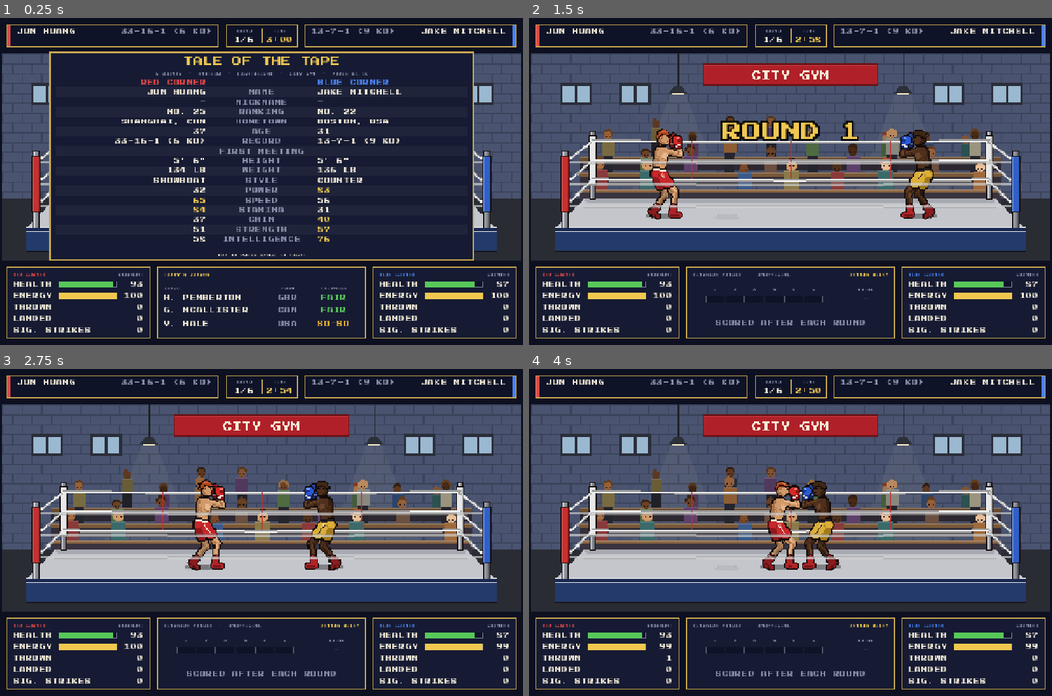
Above: before the commit, frames 1-4 (two rows, left to right).
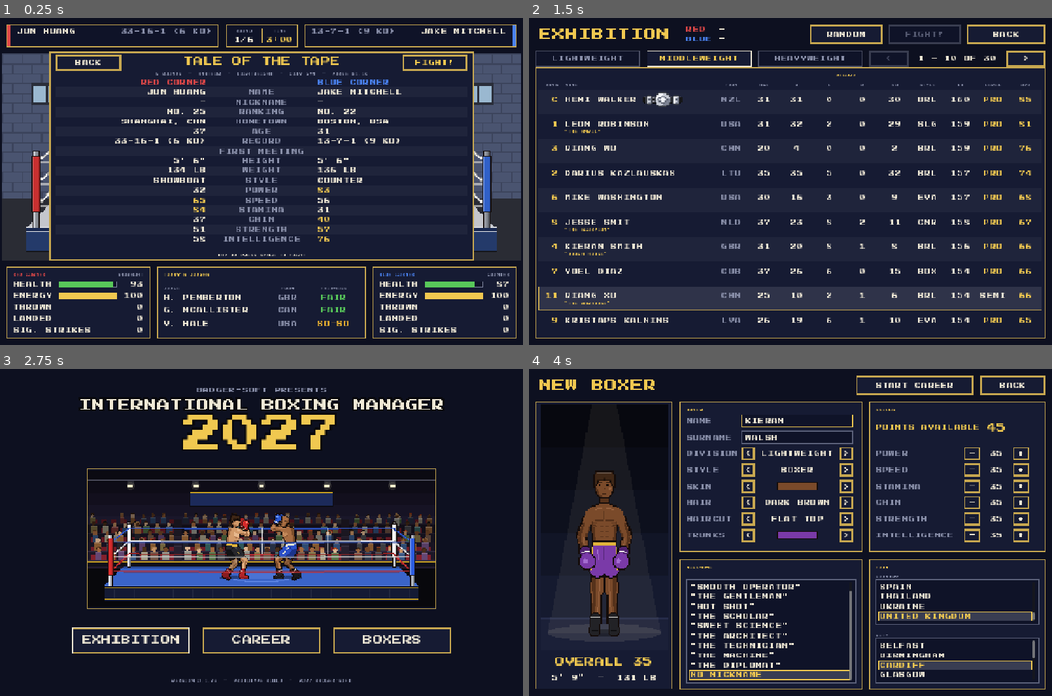
Above: after the commit, the same moments.

Repository: badgersoft/IBM27
Game: Godot game, scene res://scenes/fight.tscn
Same seed, same stepped clock (60 frames per second), same inputs: the game is played once before the commit and once after it. This scene is started directly instead of the project's main scene.
Inputs (mouse positions are in pixels of both pictures, inside the frame that each line leads up to):
- Up to frame 1 (0.25 s): no input
- Up to frame 2 (1.5 s): click (617, 63) at 0.5 s, where only the run after the commit has a clickable "BACK"; click (659, 289) at 1.25 s, where only the run after the commit has a clickable "EXHIBITION"
- Up to frame 3 (2.75 s): click (475, 385) at 2 s, where only the run after the commit has a clickable "BACK"
- Up to frame 4 (4 s): click (790, 640) at 2.75 s, where only the run after the commit has a clickable "CAREER"; click (790, 532) at 3.5 s, where only the run after the commit has a clickable "START NEW CAREER"

The runs differ from the first frame. In frame 1, 0.5% of the frame differs, in the area x 10-90%, y 11-17%; in frame 2, 69%; in frame 3, 67%; in frame 4, 69%, in the area x 0-100%, y 2-98%.

Commit message:
0.1.23: Fix a boxer never punching; back and pause in the ring
A tall boxer's walk out of the corner could never end (his favourite
distance shrank below how close two boxers can stand), so he walked
forward all fight without throwing; it now also ends once he can land a
punch. The tale of the tape gets BACK and FIGHT! buttons, and Esc during a
fight pauses it (RESUME, SKIP TO RESULT, QUIT FIGHT only when the fight
counts for nothing) instead of abandoning a season fight.

Co-Authored-By: Claude Opus 5.5 <noreply@anthropic.com>
Claude-Session: https://claude.ai/code/session_01PF6KKrB4uHprcLjw7ppdzy

Diff:
--- a/project.godot
+++ b/project.godot
@@ -12,7 +12,7 @@
 
 config/name="International Boxing Manager 2027"
 config/description="An ode to 1985's Barry McGuigan World Championship Boxing. By Badger-soft."
-config/version="0.1.22"
+config/version="0.1.23"
 run/main_scene="res://scenes/main_menu.tscn"
 config/features=PackedStringArray("4.7", "GL Compatibility")
 boot_splash/bg_color=Color(0.051, 0.063, 0.125, 1)
--- a/scripts/fight/boxer_ai.gd
+++ b/scripts/fight/boxer_ai.gd
@@ -315,11 +315,15 @@
 		me.counter_window = 0.7
 
 
-## Keeps walking out of the corner; false once he is there (or would rather not).
+## Keeps walking out of the corner; false once he is there (or would rather
+## not). He is there at his favourite distance, or as soon as he can land a
+## punch: his favourite distance shrinks while he waits to throw (see
+## IDLE_BEFORE_CLOSING) and for a tall man it could shrink below how close
+## the two can stand, leaving him walking forward all fight, never punching.
 func _come_out(me: Fighter, opp: Fighter, round_number: int) -> bool:
 	var defensive := me.data.style == Style.EVASIVE or me.advice == Advice.DEFEND_MORE or me.hurt_level() > 0.5
 	var want := (_preferred_distance(me, round_number) + COME_OUT_SLACK) * me.height_px
-	if defensive or absf(opp.x - me.x) <= want:
+	if defensive or absf(opp.x - me.x) <= want or not _punches_in_range(me, opp).is_empty():
 		me.coming_out = false
 		return false
 	if me.state != State.MOVE:
--- a/scripts/ui/fight_screen.gd
+++ b/scripts/ui/fight_screen.gd
@@ -13,6 +13,12 @@
 ##
 ## This script only wires things together. The fight itself is FightSim, the
 ## ring and boxers are ArenaView, and each panel is its own small widget.
+##
+## Esc (or the phone's back button): at the tale of the tape it goes back
+## (as BACK does); during the fight it pauses - RESUME, SKIP TO RESULT (the
+## rest of the fight is fought at once), and QUIT FIGHT only for a fight that
+## counts for nothing (a season fight can't be walked out of and watched
+## again); once it is over it goes to the fight stats.
 
 const FRAME_SIZE := Vector2(1280, 800)
 const ARENA_SCALE := 3
@@ -29,6 +35,12 @@
 const CHEER_KNOCKDOWN := Vector2(1.0, 7.0)
 const CHEER_BEAT_COUNT := Vector2(0.8, 3.0)
 const CHEER_WINNER := Vector2(1.0, 4.0)
+## The pause box: PAUSE_W wide, the title, then a PAUSE_BUTTON for each
+## choice PAUSE_STEP apart.
+const PAUSE_W := 480
+const PAUSE_BUTTON := Vector2(320, 48)
+const PAUSE_FIRST_Y := 96
+const PAUSE_STEP := 64
 
 var sim: FightSim
 var view: ArenaView
@@ -45,6 +57,7 @@
 var _result: ResultBand
 var _ceremony: Ceremony
 var _post: PostFight
+var _pause: Control = null
 ## What the result did to the two boxers (see Season.record_result), with
 ## their places before and after; filled in when the fight ends.
 var _summary := {}
@@ -85,7 +98,7 @@
 
 
 func _process(delta: float) -> void:
-	if _capturing:
+	if _capturing or _pause != null:
 		return
 	if sim.phase == FightSim.Phase.INTRO:
 		_intro_time += delta
@@ -103,8 +116,9 @@
 
 func _unhandled_input(event: InputEvent) -> void:
 	if event.is_action_pressed("ui_cancel"):
-		_go_to_menu()
-	elif sim.phase == FightSim.Phase.INTRO:
+		_on_back()
+		get_viewport().set_input_as_handled()
+	elif sim.phase == FightSim.Phase.INTRO and _pause == null:
 		var tapped: bool = event is InputEventMouseButton and event.pressed
 		if tapped or event.is_action_pressed("ui_accept"):
 			_begin_fight()
@@ -113,7 +127,82 @@
 
 func _notification(what: int) -> void:
 	if what == NOTIFICATION_WM_GO_BACK_REQUEST:   # Android back button.
+		_on_back()
+
+
+## Esc / back (see the top of the file).
+func _on_back() -> void:
+	if _capturing:
+		return
+	if _pause != null:
+		_close_pause()
+	elif sim.phase == FightSim.Phase.INTRO:
+		_leave()
+	elif sim.phase == FightSim.Phase.FINISHED:
+		if _result != null:
+			_show_post_fight()
+	else:
+		_open_pause()
+
+
+## Back to where the fight was chosen, before a punch is thrown: nothing is
+## recorded and the fight can be picked again.
+func _leave() -> void:
+	Sfx.crowd_stop()
+	if GameState.fixture != null:
+		get_tree().change_scene_to_file("res://scenes/fixtures.tscn")
+	elif GameState.exhibition:
+		GameState.picking = true
+		get_tree().change_scene_to_file("res://scenes/roster.tscn")
+	else:
 		_go_to_menu()
+
+
+func _open_pause() -> void:
+	_pause = Control.new()
+	_frame.add_child(UiTheme.place(_pause, 0, 0, FRAME_SIZE.x, FRAME_SIZE.y))
+	_pause.add_child(UiTheme.block(Color(0, 0, 0, 0.55), 0, 0, FRAME_SIZE.x, FRAME_SIZE.y))
+	var choices := [["RESUME", _close_pause], ["SKIP TO RESULT", _skip_to_result]]
+	if GameState.fixture == null:
+		choices.append(["QUIT FIGHT", _leave])
+	var box := Vector2(PAUSE_W, PAUSE_FIRST_Y + choices.size() * PAUSE_STEP + 24)
+	var box_pos := ((FRAME_SIZE - box) / 2.0).floor()
+	_pause.add_child(UiTheme.panel(box_pos.x, box_pos.y, box.x, box.y, Palette.UI_PANEL, Palette.UI_BORDER, 4))
+	_pause.add_child(UiTheme.place(UiTheme.label("PAUSED", UiTheme.TITLE, Palette.UI_GOLD, HORIZONTAL_ALIGNMENT_CENTER), box_pos.x, box_pos.y + 32, box.x, UiTheme.TITLE))
+	var first: Button = null
+	for i in choices.size():
+		var b := Button.new()
+		b.text = choices[i][0]
+		b.focus_mode = Control.FOCUS_ALL
+		UiTheme.place(b, box_pos.x + (box.x - PAUSE_BUTTON.x) / 2.0, box_pos.y + PAUSE_FIRST_Y + i * PAUSE_STEP, PAUSE_BUTTON.x, PAUSE_BUTTON.y)
+		b.pressed.connect(choices[i][1])
+		_pause.add_child(b)
+		if first == null:
+			first = b
+	first.grab_focus()
+
+
+func _close_pause() -> void:
+	if _pause != null:
+		_pause.queue_free()
+		_pause = null
+
+
+## Fights the rest of the bout at once (quietly), then carries on to the
+## verdict as if it had been watched to the end.
+func _skip_to_result() -> void:
+	_close_pause()
+	sim.set_block_signals(true)
+	var steps := 0
+	while sim.phase != FightSim.Phase.FINISHED and steps < Season.MAX_STEPS:
+		sim.step(Season.STEP)
+		steps += 1
+	sim.set_block_signals(false)
+	_banner.visible = false
+	view.arena.hide_corner_advice()
+	_sync_rigs()
+	_refresh_hud()
+	_on_fight_finished(sim.result)
 
 
 # ============================================================================
@@ -191,6 +280,7 @@
 	_tape.setup(red, blue, GameState.venue_id, sim.rounds, GameState.title_fight, GameState.purse)
 	_tape.position = (arena_size - Vector2(TaleOfTape.W, TaleOfTape.H)) / 2.0
 	_tape.dismissed.connect(_begin_fight)
+	_tape.back_pressed.connect(_leave)
 	_overlay.add_child(_tape)
 
 
@@ -465,7 +555,7 @@
 			view.arena.advance(dt)
 			_update_banner(dt)
 			t += dt
-			if t >= at and _is_capture_moment(show):
+			if t >= at and _is_capture_moment("fight" if show == "pause" else show):
 				break
 		for rig in view.rigs:
 			rig.set_process(false)
@@ -475,6 +565,8 @@
 		if show == "big" or show == "onetwo":
 			view.arena.set_process(false)   # Hold the blood or call-out for the shot.
 		_refresh_hud()
+		if show == "pause":
+			_open_pause()
 		if show in ["result", "announce", "stats"] and sim.phase == FightSim.Phase.FINISHED:
 			_show_result()
 			if show != "announce":
--- a/scripts/ui/tale_of_tape.gd
+++ b/scripts/ui/tale_of_tape.gd
@@ -9,6 +9,7 @@
 ## For each skill the better number is shown in gold.
 
 signal dismissed
+signal back_pressed
 
 const W := 1040
 const H := 512
@@ -16,6 +17,8 @@
 const VALUE_W := 384
 const LABEL_W := 240
 const TABLE_Y := 64
+## BACK (top left) and FIGHT! (top right), either side of the title.
+const BUTTON_SIZE := Vector2(160, 40)
 
 var _prompt: Label
 var _blink := 0.0
@@ -37,6 +40,17 @@
 	else:
 		bill = "%d ROUNDS  -  EXHIBITION  -  %s" % [rounds, Venues.venue_name(venue_id).to_upper()]
 	add_child(UiTheme.place(UiTheme.label(bill, UiTheme.CAPTION, Palette.UI_TEXT_DIM, HORIZONTAL_ALIGNMENT_CENTER), 0, 44, W, UiTheme.CAPTION))
+	var back := Button.new()
+	back.text = "BACK"
+	UiTheme.place(back, PAD, 8, BUTTON_SIZE.x, BUTTON_SIZE.y)
+	back.pressed.connect(func() -> void: back_pressed.emit())
+	add_child(back)
+	var fight := Button.new()
+	fight.text = "FIGHT!"
+	UiTheme.place(fight, W - PAD - BUTTON_SIZE.x, 8, BUTTON_SIZE.x, BUTTON_SIZE.y)
+	fight.add_theme_color_override("font_color", Palette.UI_GOLD)
+	fight.pressed.connect(func() -> void: dismissed.emit())
+	add_child(fight)
 
 	var rows: Array = [
 		["", "RED CORNER", "BLUE CORNER"],
Binary file changed: docs/screenshots/between_rounds.png
Binary file changed: docs/screenshots/big_punch.png
Binary file changed: docs/screenshots/career_home.png
Binary file changed: docs/screenshots/career_menu.png
Binary file changed: docs/screenshots/decision_read_out.png
Binary file changed: docs/screenshots/decision_split.png
Binary file changed: docs/screenshots/exhibition.png
Binary file changed: docs/screenshots/facilities_sponsors.png
Binary file changed: docs/screenshots/fight_boxing_hall.png
Binary file changed: docs/screenshots/fight_grand_arena.png
Binary file changed: docs/screenshots/fight_heavyweights_grand_arena.png
Binary file changed: docs/screenshots/fight_lightweights_town_gym.png
(and 16 more such lines)
